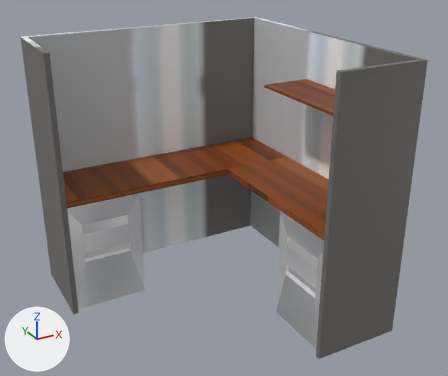
Renders of the Blender file UnreliableNarratorv1/Assets/Scenes/GameLevel/Assets/assets/desk.blend from each side of a commit.
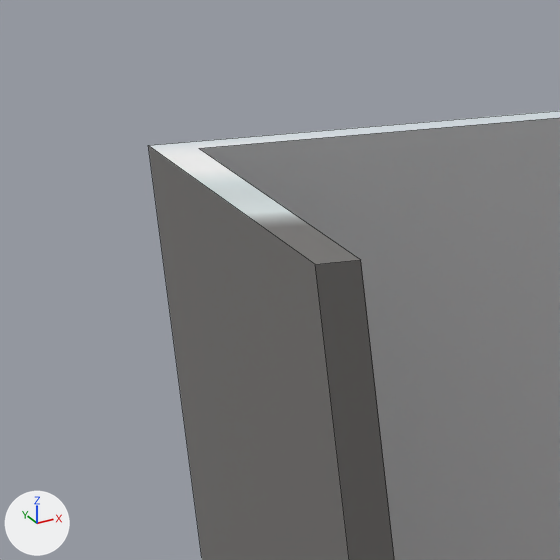
Each version is shown whole from a camera (50 mm lens) standing at (-1.91, -0.454, 2.81) and looking at (0.098, 3.195, 0.985), then close up on the part from 0% to 17% of the width and 5% to 25% of the height. Arrows for +X, +Y and +Z are at lower left; the lights stay in place. The close-ups show mesh edges as thin lines.

Objects in the first close-up: 'Desk panels'.
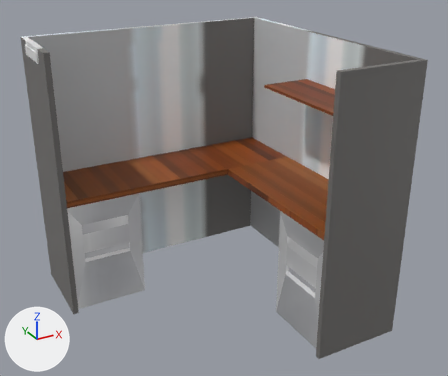
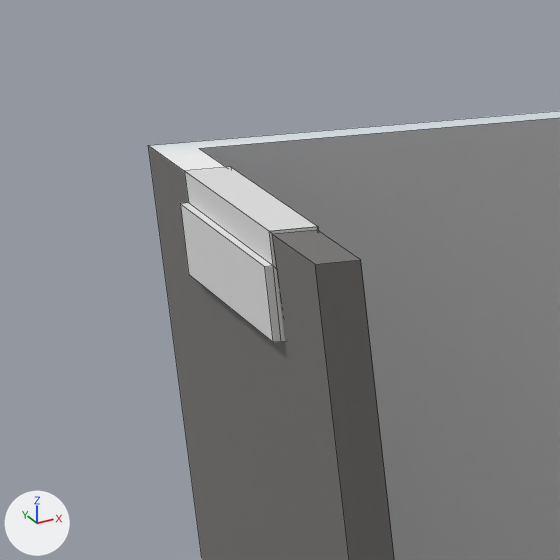
Commit message: desk shit

Boxes [x1, y1, x2, y2] around the edits, measured in the close-ups (560 x 560 px):
'nametag', added
    after: [181, 167, 319, 342]

Edits to the bpy script that builds the scene:
```text
Add me_cube:
    me_cube.from_pydata(...)  # 36 vertices, 34 faces; spans x -0.98..-0.74, y 0.62..0.98, z -1.0..1.0
Add ob_nametag:
    ob_nametag = bpy.data.objects.new('nametag', me_cube)
    ob_nametag.location = (-0.796, 3.921, 1.733)
    ob_nametag.rotation_euler = (1.571, 0.0, 0.0)  # degrees (90, 0, 0)
    ob_nametag.scale = (0.219, 0.279, 0.17)
```
